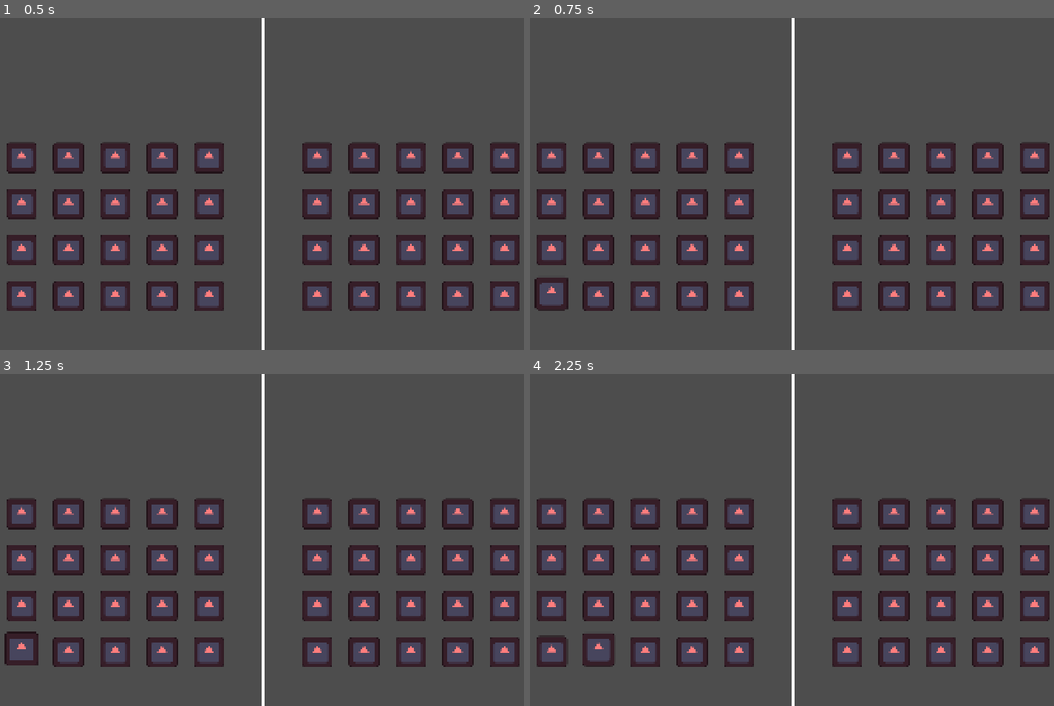
Above: before the commit, frames 1-4 (two rows, left to right).
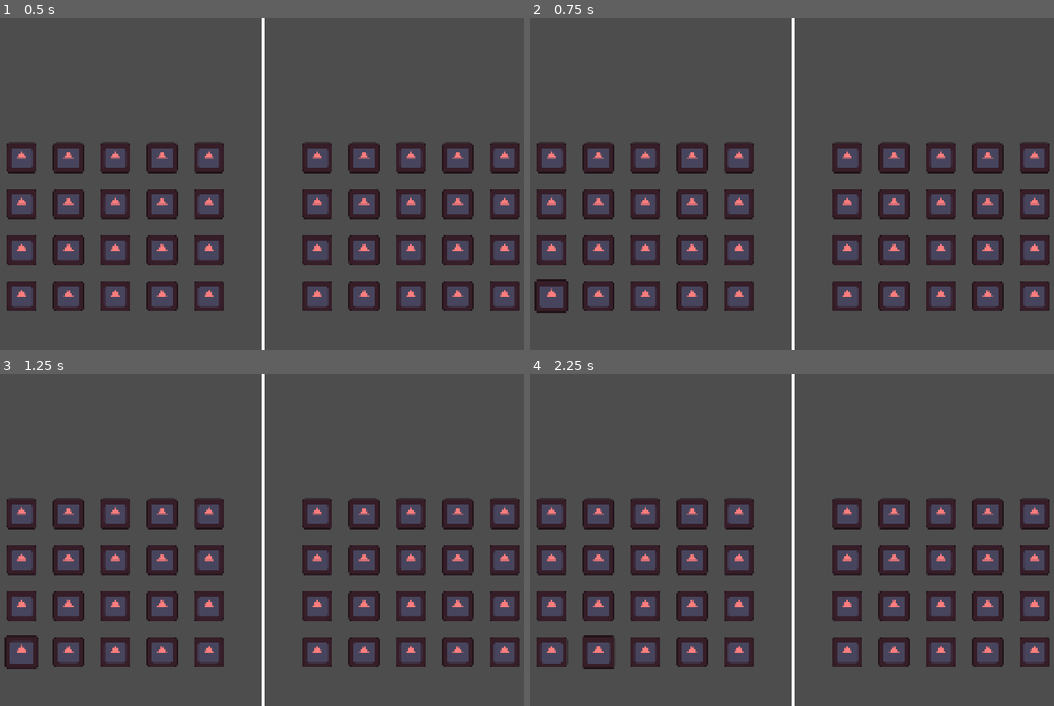
Above: after the commit, the same moments.

Repository: PixelSaver/steakbite
Game: Godot game, scene res://scenes/main.tscn
Same seed, same stepped clock (60 frames per second), same inputs: the game is played once before the commit and once after it. The engine's default icon, where the game draws it, is replaced by a stand-in: a white triangle on a blue panel in a dark square.
Inputs (mouse positions are in pixels of both pictures, inside the frame that each line leads up to):
- Up to frame 1 (0.5 s): no input
- Up to frame 2 (0.75 s): click (550, 296) at 0.52 s
- Up to frame 3 (1.25 s): no input
- Up to frame 4 (2.25 s): click (550, 652) at 1.27 s; click (598, 652) at 2.02 s

Frame 1 is identical in both runs. In frame 2, 0.2% of the frame differs, in the area x 0-8%, y 78-89%; in frame 3, 0.3%, in the area x 0-8%, y 77-89%; in frame 4, 0.3%.

Commit message:
Button fix for steak tile

Diff:
--- a/scenes/tiles/steak_tile.gd
+++ b/scenes/tiles/steak_tile.gd
@@ -1,7 +1,6 @@
-extends Control
+extends Button
 class_name SteakTile
 
-@export var button: Button
 ## Holder variable to access the current tween, so that
 ## stopping current tween is super easy.
 var t: Tween
@@ -10,13 +9,13 @@
 
 # Called when the node enters the scene tree for the first time.
 func _ready() -> void:
-	button.mouse_entered.connect(_on_mouse.bind(true))
-	button.mouse_exited.connect(_on_mouse.bind(false))
-	button.pressed.connect(_on_pressed)
+	mouse_entered.connect(_on_mouse.bind(true))
+	mouse_exited.connect(_on_mouse.bind(false))
+	pressed.connect(_on_pressed)
 
-	# to make sure button expands around center instead of
+	# to make sure self expands around center instead of
 	# top left corner
-	button.offset_transform_pivot_ratio = Vector2.ONE * 0.5
+	offset_transform_pivot_ratio = Vector2.ONE * 0.5
 
 func _on_mouse(entered:bool) -> void:
 	# stops the previous tween where it last was
@@ -24,12 +23,12 @@
 	t = create_tween().set_ease(Tween.EASE_OUT)
 	t.set_trans(Tween.TRANS_QUINT).set_parallel(true)
 	if entered: # Highlight the steak
-		t.tween_property(button, "offset_transform_scale", Vector2.ONE * 1.1, 0.7)
+		t.tween_property(self, "offset_transform_scale", Vector2.ONE * 1.1, 0.7)
 		# negative y is upwards
-		t.tween_property(button, "offset_transform_position_ratio:y", -0.1, 0.7)
+		t.tween_property(self, "offset_transform_position_ratio:y", -0.1, 0.7)
 	else: # Unhighlight the steak
-		t.tween_property(button, "offset_transform_scale", Vector2.ONE, 0.7)
-		t.tween_property(button, "offset_transform_position_ratio:y", 0.0, 0.7)
+		t.tween_property(self, "offset_transform_scale", Vector2.ONE, 0.7)
+		t.tween_property(self, "offset_transform_position_ratio:y", 0.0, 0.7)
 		pass
 
 func _on_pressed() -> void: # pressed
--- a/scenes/tiles/steak_tile.tscn
+++ b/scenes/tiles/steak_tile.tscn
@@ -3,14 +3,12 @@
 [ext_resource type="Script" uid="uid://bh3ih6x0mh4xd" path="res://scenes/tiles/steak_tile.gd" id="1_ix5c6"]
 [ext_resource type="Texture2D" uid="uid://b2oese3sm7bus" path="res://assets/icon.svg" id="2_6u2fv"]
 
-[node name="SteakTile" type="Control" unique_id=164664682 node_paths=PackedStringArray("button")]
-layout_mode = 3
-anchors_preset = 0
+[node name="SteakTile" type="Button" unique_id=1796876418 node_paths=PackedStringArray("button")]
 offset_transform_enabled = true
 offset_transform_visual_only = false
 mouse_filter = 1
 script = ExtResource("1_ix5c6")
-button = NodePath("CenterContainer/Button")
+button = NodePath("")
 
 [node name="CenterContainer" type="CenterContainer" parent="." unique_id=357947545]
 layout_mode = 1
@@ -26,17 +24,9 @@
 grow_horizontal = 2
 grow_vertical = 2
 
-[node name="Button" type="Button" parent="CenterContainer" unique_id=1225212492]
-custom_minimum_size = Vector2(100, 100)
-layout_mode = 2
-offset_transform_enabled = true
-mouse_filter = 1
-
-[node name="TextureRect" type="TextureRect" parent="CenterContainer/Button" unique_id=836126179]
+[node name="TextureRect" type="TextureRect" parent="CenterContainer" unique_id=836126179]
 modulate = Color(1, 0.49, 0.49, 1)
 custom_minimum_size = Vector2(100, 100)
 custom_maximum_size = Vector2(100, 100)
-layout_mode = 0
-offset_right = 100.0
-offset_bottom = 100.0
+layout_mode = 2
 texture = ExtResource("2_6u2fv")
